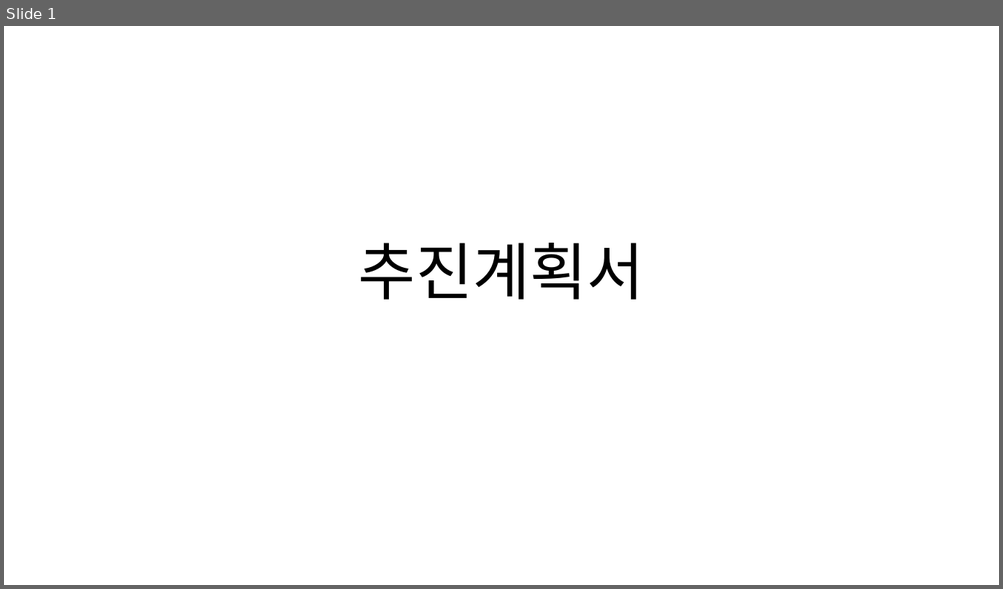
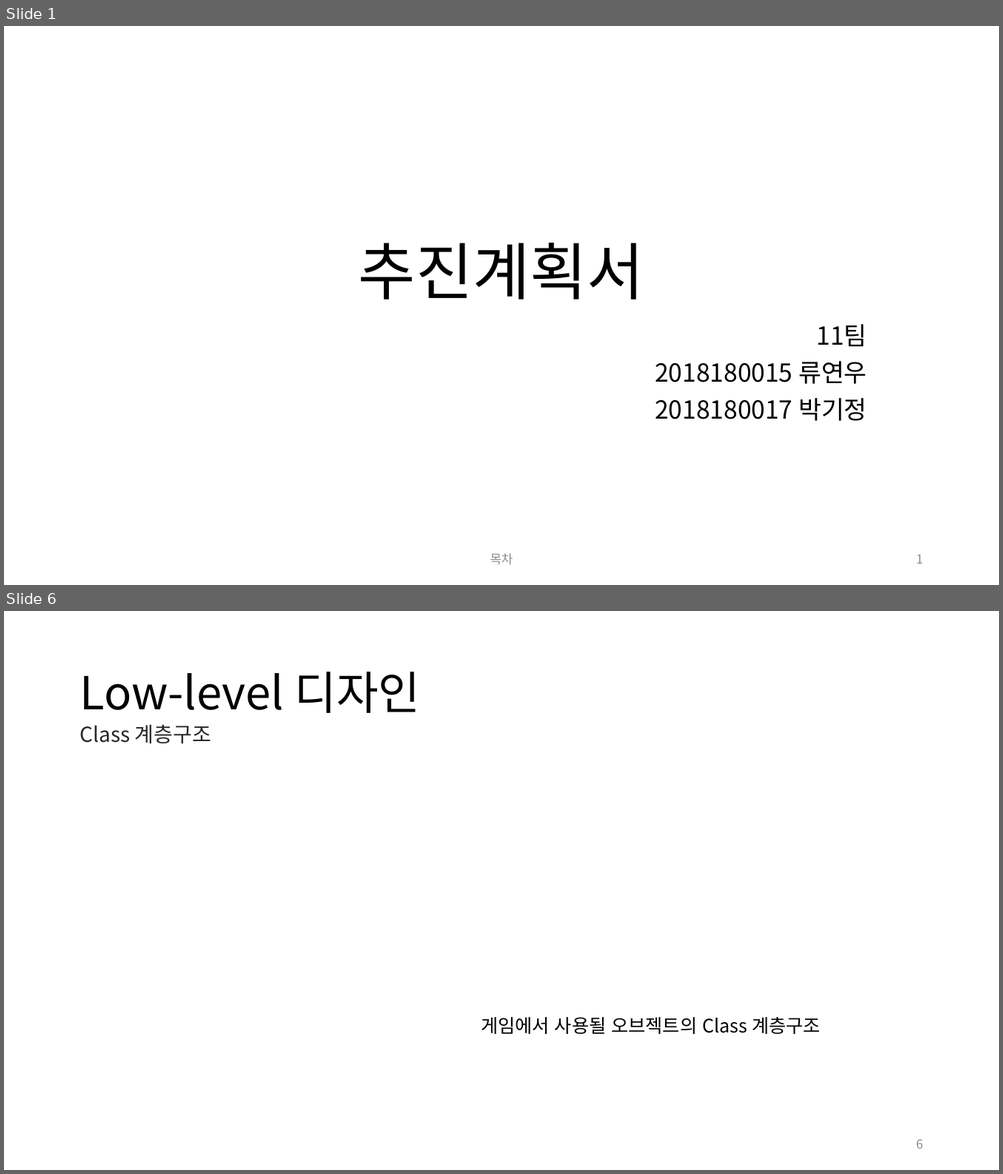
Before and after one commit to andy3790/NGP_Project, a slide deck: Doc/추진 계획서.pptx. Shown one above the other, each under a label of ours: slide 1 before the commit, slides 1 and 6 after it; the slides between them are not shown. The pictures are 1003x589 and 1003x1174 pixels, drawn with LibreOffice and Linux fonts; fonts in the diff are those of the drawing; background and template pictures are left out. Boxes give left, top, right and bottom in pixels: in the first picture for what was removed or moved away, otherwise in the second. Text is boxed around its words. In the diff, an @@ line names an element or a change of style, - is before the commit and + after.

```diff
--- a/Doc/추진 계획서.pptx
+++ b/Doc/추진 계획서.pptx
@@ slide 6 added at <box>4,611,999,1170</box>, background picture (left out) @@
@@ title added at <box>79,672,420,713</box>, 44 pt, text #000000 @@
+Low-level 디자인
@@ text added at <box>79,724,211,744</box>, 20 pt, text #262626 @@
+Class 계층구조
@@ rectangle added at <box>701,946,942,1073</box>, fill #FFFFFF, outline #FFFFFF 1 pt @@
@@ text added at <box>481,1017,820,1034</box>, 18 pt, text #000000 @@
+게임에서 사용될 오브젝트의 Class 계층구조
@@ rectangle added at <box>481,1066,723,1170</box>, fill #FFFFFF, outline #FFFFFF 1 pt @@
@@ page number added at <box>916,1139,922,1149</box>, 12 pt, text #8C8C8C @@
+6
@@ slide 1 changed as well @@
@@ subtitle added at <box>654,324,867,421</box>, 24 pt, text #000000 @@
+11팀
+2018180015 류연우
+2018180017 박기정
@@ text added at <box>490,554,513,565</box>, 12 pt, text #8C8C8C @@
+목차
@@ page number added at <box>916,555,922,564</box>, 12 pt, text #8C8C8C @@
+1
```
Also in this commit, not shown: 6 other slides changed, 15 other slides added, 5 slides removed.
